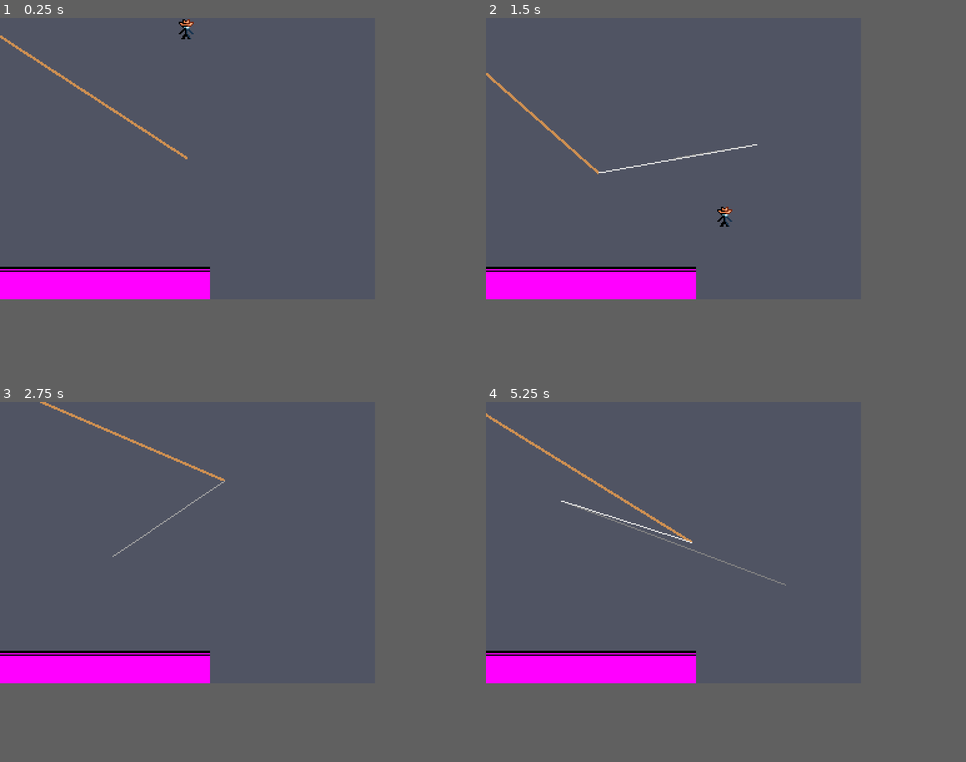
Above: before the commit, frames 1-4 (two rows, left to right).
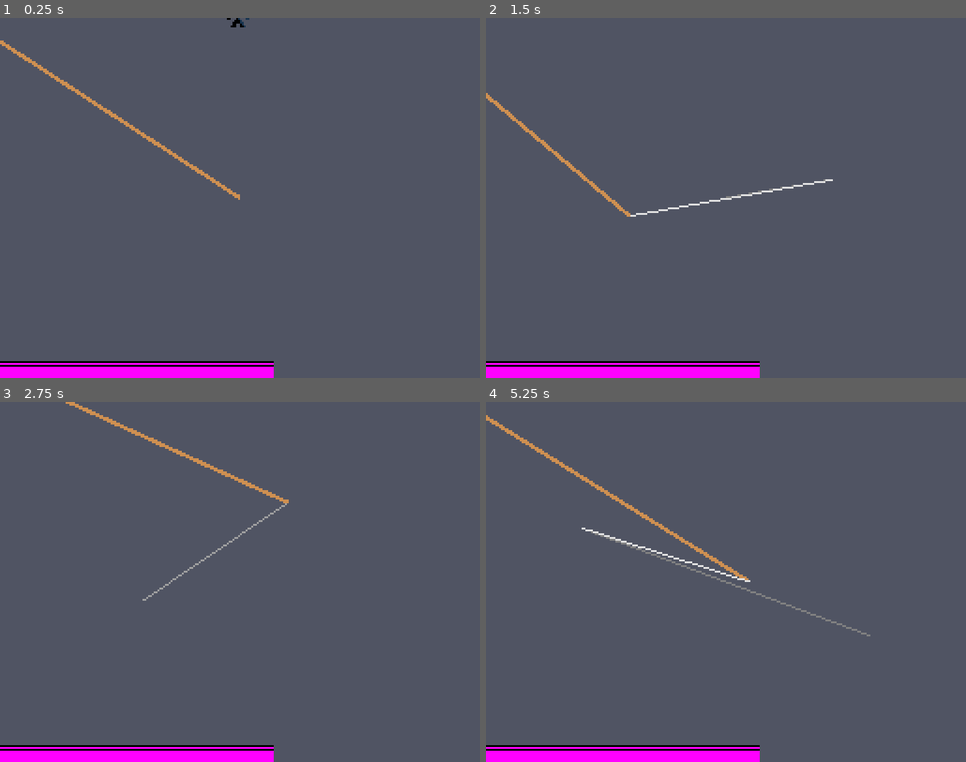
Above: after the commit, the same moments.

Repository: Jcodefox/GMTK-2025
Game: Godot game, scene res://scenes/topscenes/gameplay_topscene.tscn
Same seed, same stepped clock (60 frames per second), same inputs: the game is played once before the commit and once after it.
Inputs (mouse positions are in pixels of both pictures, inside the frame that each line leads up to):
- Up to frame 1 (0.25 s): no input
- Up to frame 2 (1.5 s): move the mouse to (754, 144) at 0.52 s; hold D (move_right) from 0.53 s (still down); tap Space (move_jump) at 0.77 s; move the mouse to (596, 172) at 1.27 s
- Up to frame 3 (2.75 s): tap Space (move_jump) at 1.52 s; move the mouse to (225, 481) at 2.02 s; release D (move_right) at 2.03 s; hold A (move_left) from 2.03 s (still down)
- Up to frame 4 (5.25 s): tap Enter at 2.75 s; move the mouse to (654, 600) at 2.77 s; release A (move_left) at 2.78 s; hold D (move_right) 2.78-4.28 s; tap Space (move_jump) at 3.02, 3.77, 4.52 s; move the mouse to (783, 585) at 3.52 s; move the mouse to (562, 499) at 4.27 s; hold A (move_left) 4.28-5.03 s; move the mouse to (692, 542) at 5.02 s; hold D (move_right) from 5.03 s (still down)
The window is 600x450 before the commit and 768x576 after it. Grey fills any space a smaller window leaves; there, only what the larger window draws over its background counts as a difference.

The runs differ from the first frame. In frame 1, 7.7% of the frame differs, in the area x 0-58%, y 0-100%; in frame 2, 7.7%; in frame 3, 7.7%; in frame 4, 8.2%, in the area x 0-81%, y 3-100%.

Commit message:
Change viewport size + Alter player jumping

Diff:
--- a/project.godot
+++ b/project.godot
@@ -17,8 +17,8 @@
 
 [display]
 
-window/size/viewport_width=300
-window/size/viewport_height=225
+window/size/viewport_width=256
+window/size/viewport_height=192
 window/stretch/mode="viewport"
 
 [input]
--- a/scripts/prefabs/player_v2.gd
+++ b/scripts/prefabs/player_v2.gd
@@ -1,6 +1,6 @@
 extends CharacterBody2D
 
-@export var default_gravity: float = 500
+@export var default_gravity: float = 625
 @export var air_drag: float = 0.95
 
 @export_group("Horizontal Movement")
@@ -9,11 +9,11 @@
 @export var air_lateral_accel: float = 0
 
 @export_group("Jumping")
-@export var jump_init_y_velocity: float = -200
+@export var jump_init_y_velocity: float = -160
 @export var jump_gravity_multiplier: float = 0.6
 @export var coyote_time: float = 0.1
 @export var jump_buffer_time: float = 0.1
-@export var air_jump_init_y_velocity: float = -150
+@export var air_jump_init_y_velocity: float = -125
 @export var air_jump_init_x_velocity: float = 60
 
 var max_extra_jumps: int = 2
